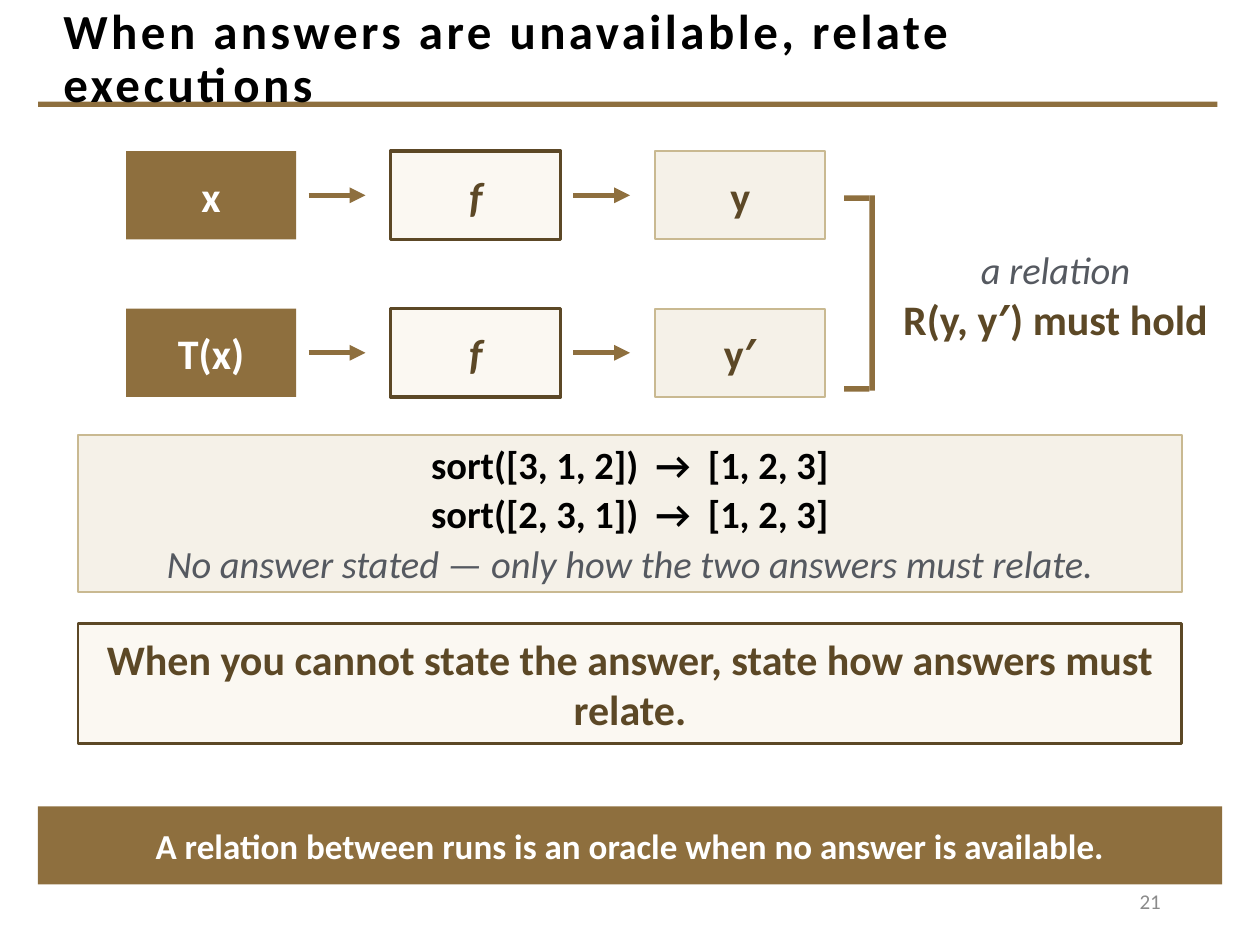
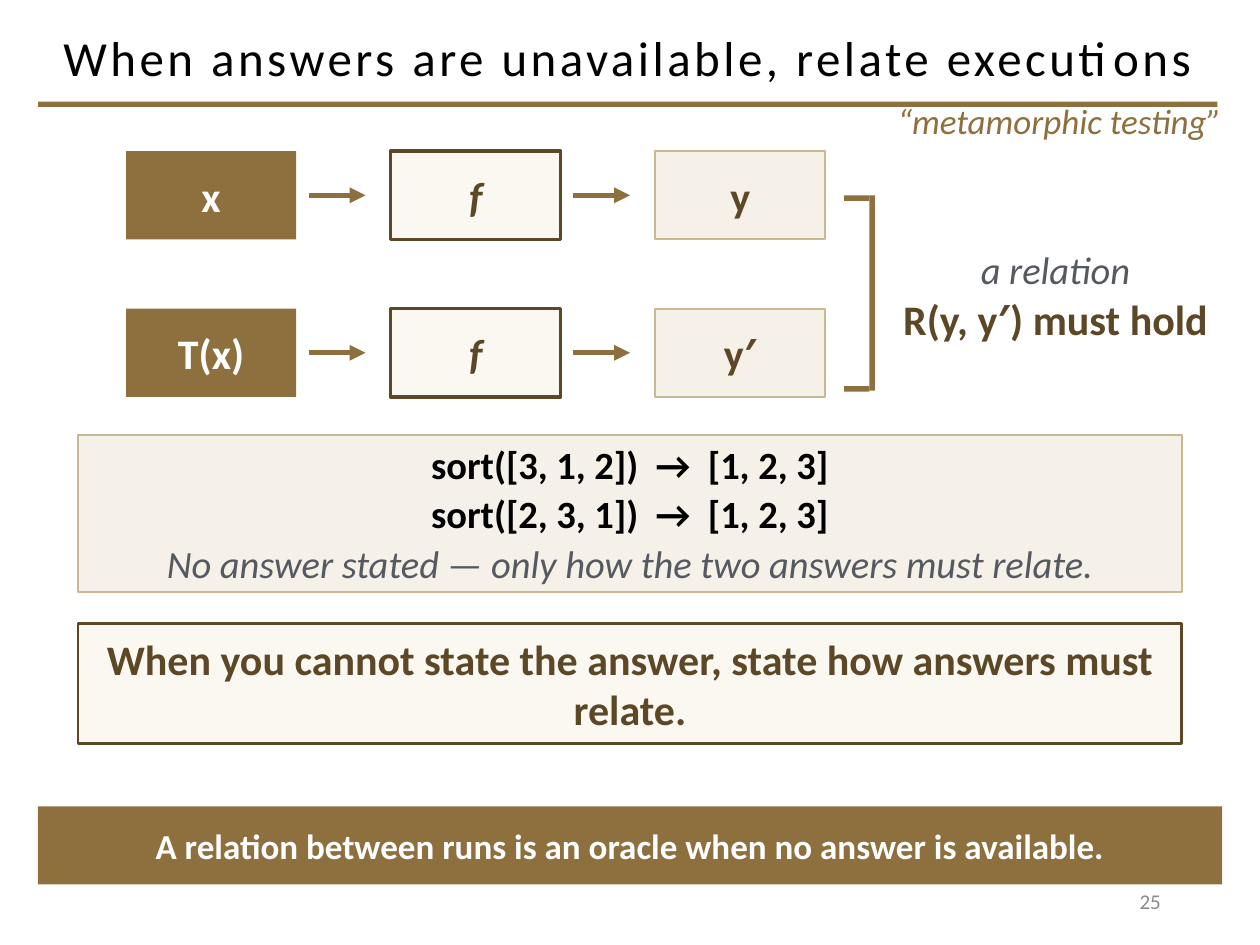
Before and after one commit to davisjam/model-based-agentic-software-engineering, a slide deck: slide 25 of course/lectures/act-1-foundations/08-validation/1-8-Validation.pptx (slide 21 before the commit). Drawn at 1260x945 pixels with LibreOffice and Linux fonts; fonts in the diff are those of the drawing; background and template pictures are left out. Boxes give left, top, right and bottom in pixels: in the first picture for what was removed or moved away, otherwise in the second. Text is boxed around its words. In the diff, an @@ line names an element or a change of style, - is before the commit and + after.

```diff
--- a/course/lectures/act-1-foundations/08-validation/1-8-Validation.pptx
+++ b/course/lectures/act-1-foundations/08-validation/1-8-Validation.pptx
@@ title "When answers are unavailable, relate ..." at box(63, 42, 929, 82): bold off @@
@@ text added at box(898, 105, 1222, 140), 20 pt, text #8E6F3E, italic @@
+“metamorphic testing”
@@ page number at box(1140, 895, 1161, 909): text changed @@
-21
+25
```
Also in this commit, not shown: 26 other slides changed, 4 slides added.
